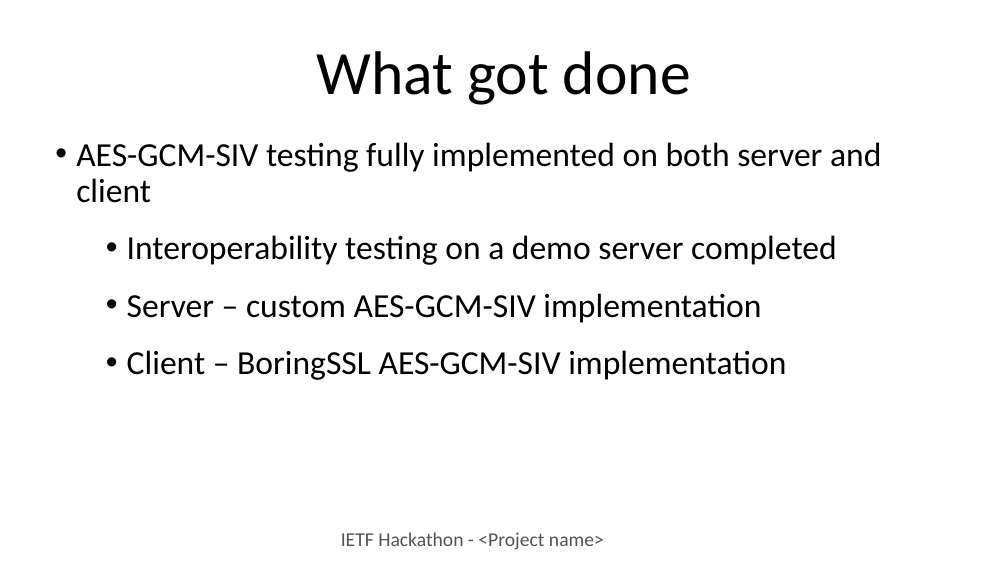
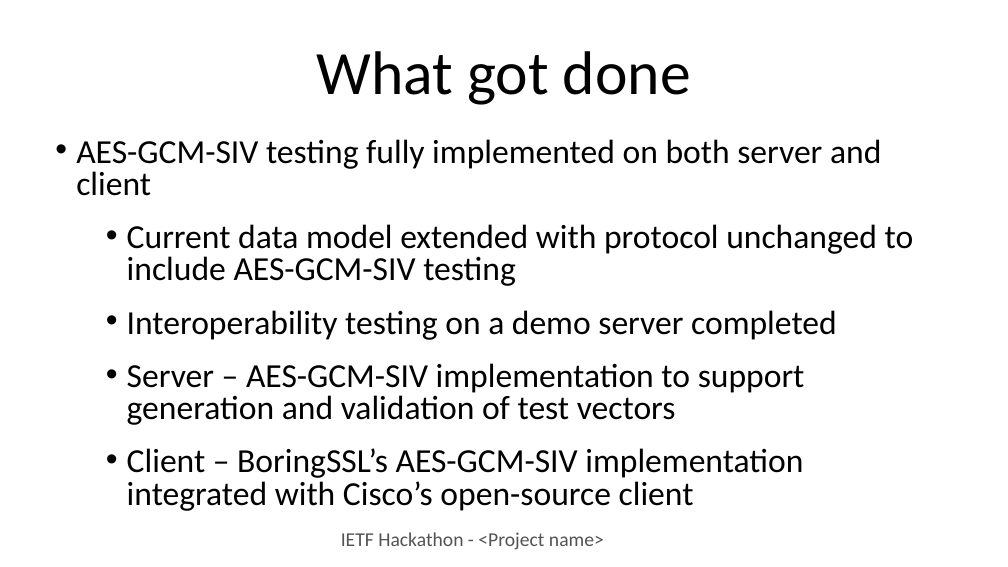
Before and after one commit to IETF-Hackathon/ietf104-project-presentations, a slide deck: slide 4 of acvp-hackathon104.pptx. Drawn at 1008x567 pixels with LibreOffice and Linux fonts; fonts in the diff are those of the drawing. Boxes give left, top, right and bottom in pixels: in the first picture for what was removed or moved away, otherwise in the second. Text is boxed around its words. In the diff, an @@ line names an element or a change of style, - is before the commit and + after.

```diff
--- a/acvp-hackathon104.pptx
+++ b/acvp-hackathon104.pptx
@@ text at box(76, 139, 881, 340): line spacing 0.9 to 0.8 @@
@@ text at box(127, 224, 914, 286): paragraph added @@
+  • Current data model extended with protocol unchanged to include AES-GCM-SIV testing
@@ text at box(127, 363, 805, 511): text changed @@
-  • Server – custom AES-GCM-SIV implementation
-  • Client – BoringSSL AES-GCM-SIV implementation
+  • Server – AES-GCM-SIV implementation to support generation and validation of test vectors
+  • Client – BoringSSL’s AES-GCM-SIV implementation integrated with Cisco’s open-source client
```
Also in this commit, not shown: 4 other slides changed.
